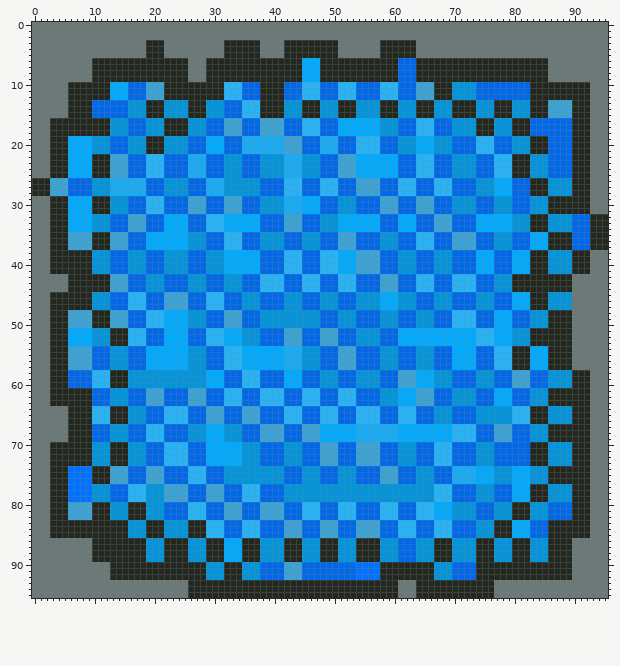
Two states of a sprite sheet, Tanks/pudle_box.png. Above: the version before the commit.
The file is 96x96 pixels.
And afterwards:
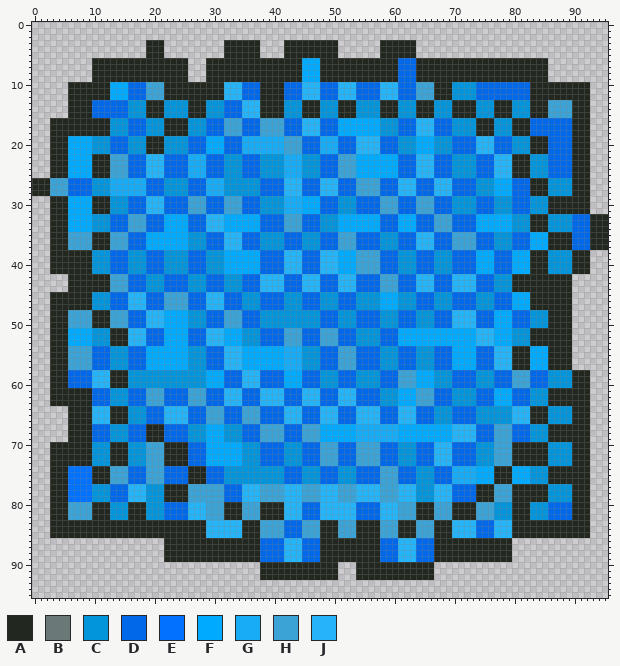
Palette (. is transparent): A #222820  B #6a7977  C #0395dc  D #0068e9  E #0072ff  F #00abff  G #17acf5  H #3ba3d5  J #26b4f8
From old to new:
Changed rows in their new state; - is an unchanged pixel.
first column x 0:
 0 ................................................................................................
 1 ................................................................................................
 2 ................................................................................................
 3 ...................---..........------....---------.......------................................
 4 ...................---..........------....---------.......------................................
 5 ...................---..........------....---------.......------................................
 6 ..........----------------...---------------------------------------------------------..........
 7 ..........----------------...---------------------------------------------------------..........
 8 ..........----------------...---------------------------------------------------------..........
 9 ..........----------------...---------------------------------------------------------..........
10 ......---------------------------------------------------------------------------------------...
11 ......---------------------------------------------------------------------------------------...
12 ......---------------------------------------------------------------------------------------...
13 ......---------------------------------------------------------------------------------------...
14 ......---------------------------------------------------------------------------------------...
15 ......---------------------------------------------------------------------------------------...
16 ...------------------------------------------------------------------------------------------...
17 ...------------------------------------------------------------------------------------------...
18 ...------------------------------------------------------------------------------------------...
19 ...------------------------------------------------------------------------------------------...
20 ...------------------------------------------------------------------------------------------...
21 ...------------------------------------------------------------------------------------------...
22 ...------------------------------------------------------------------------------------------...
23 ...------------------------------------------------------------------------------------------...
24 ...------------------------------------------------------------------------------------------...
25 ...------------------------------------------------------------------------------------------...
26 ---------------------------------------------------------------------------------------------...
27 ---------------------------------------------------------------------------------------------...
28 ---------------------------------------------------------------------------------------------...
29 ...------------------------------------------------------------------------------------------...
30 ...------------------------------------------------------------------------------------------...
31 ...------------------------------------------------------------------------------------------...
32 ...---------------------------------------------------------------------------------------------
33 ...---------------------------------------------------------------------------------------------
34 ...---------------------------------------------------------------------------------------------
35 ...---------------------------------------------------------------------------------------------
36 ...---------------------------------------------------------------------------------------------
37 ...---------------------------------------------------------------------------------------------
38 ...------------------------------------------------------------------------------------------...
39 ...------------------------------------------------------------------------------------------...
40 ...------------------------------------------------------------------------------------------...
41 ...------------------------------------------------------------------------------------------...
42 ......------------------------------------------------------------------------------------......
43 ......------------------------------------------------------------------------------------......
44 ......------------------------------------------------------------------------------------......
45 ...-----------------------------------------------------------------------------------AAAA......
46 ...-----------------------------------------------------------------------------------AAAA......
47 ...-----------------------------------------------------------------------------------AAAA......
48 ...---------------------------------------------------------------------------------------......
49 ...---------------------------------------------------------------------------------------......
50 ...---------------------------------------------------------------------------------------......
51 ...---------------------------------------------------------------------------------------......
52 ...---------------------------------------------------------------------------------------......
53 ...---------------------------------------------------------------------------------------......
54 ...---------------------------------------------------------------------------------------......
55 ...---------------------------------------------------------------------------------------......
56 ...---------------------------------------------------------------------------------------......
57 ...---------------------------------------------------------------------------------------......
58 ...------------------------------------------------------------------------------------------...
59 ...------------------------------------------------------------------------------------------...
60 ...------------------------------------------------------------------------------------------...
61 ...------------------------------------------------------------------------------------------...
62 ...------------------------------------------------------------------------------------------...
63 ...------------------------------------------------------------------------------------------...
64 ......---------------------------------------------------------------------------------------...
65 ......---------------------------------------------------------------------------------------...
66 ......---------------------------------------------------------------------------------------...
67 ......-------------AAA-----------------------------------------------------------------------...
68 ......-------------AAA-----------------------------------------------------------------------...
69 ......-------------AAA-----------------------------------------------------------------------...
70 ...----------------HHHAAAA---------------------------------------------------HHHAAA----------...
71 ...----------------HHHAAAA---------------------------------------------------HHHAAA----------...
72 ...----------------HHHAAAA---------------------------------------------------HHHAAA----------...
73 ...----------------HHHAAAA---------------------------------------------------HHHAAA----------...
74 ...-----------------------AAA------------------------------------------------AAA-------------...
75 ...-----------------------AAA------------------------------------------------AAA-------------...
76 ...-----------------------AAA------------------------------------------------AAA-------------...
77 ...-------------------AAAAHHH---------HHHHJJJHHHJJJHHHJJJJHHHJJJ----------AAAHHHAAA----------...
78 ...-------------------AAAAHHH---------HHHHJJJHHHJJJHHHJJJJHHHJJJ----------AAAHHHAAA----------...
79 ...-------------------AAAAHHH---------HHHHJJJHHHJJJHHHJJJJHHHJJJ----------AAAHHHAAA----------...
80 ...--------------------------HHHAAAHHHAAAAJJJDDDJJJ----------HHHAAAHHHAAAAHHH----------------...
81 ...--------------------------HHHAAAHHHAAAAJJJDDDJJJ----------HHHAAAHHHAAAAHHH----------------...
82 ...--------------------------HHHAAAHHHAAAAJJJDDDJJJ----------HHHAAAHHHAAAAHHH----------------...
83 ...-------------AAA---AAAA------JJJAAAHHHHDDDHHHAAAHHHAAAAHHHAAAHHHAAAJJJJDDDJJJAAAAAA-------...
84 ...-------------AAA---AAAA------JJJAAAHHHHDDDHHHAAAHHHAAAAHHHAAAHHHAAAJJJJDDDJJJAAAAAA-------...
85 ...-------------AAA---AAAA------JJJAAAHHHHDDDHHHAAAHHHAAAAHHHAAAHHHAAAJJJJDDDJJJAAAAAA-------...
86 ......................----AAA---AAA---DDDDJJJDDD---AAA----DDDJJJDDD---AAAA---AAA................
87 ......................----AAA---AAA---DDDDJJJDDD---AAA----DDDJJJDDD---AAAA---AAA................
88 ......................----AAA---AAA---DDDDJJJDDD---AAA----DDDJJJDDD---AAAA---AAA................
89 ......................----AAA---AAA---DDDDJJJDDD---AAA----DDDJJJDDD---AAAA---AAA................
90 ......................................AAAAAAAAAAAAA...AAAA---------.............................
91 ......................................AAAAAAAAAAAAA...AAAA---------.............................
92 ......................................AAAAAAAAAAAAA...AAAA---------.............................
93 ................................................................................................
94 ................................................................................................
95 ................................................................................................
Changed places in both pictures, as pixel boxes (x1, y1, x2, y2):
changed: (32, 22, 608, 598)
